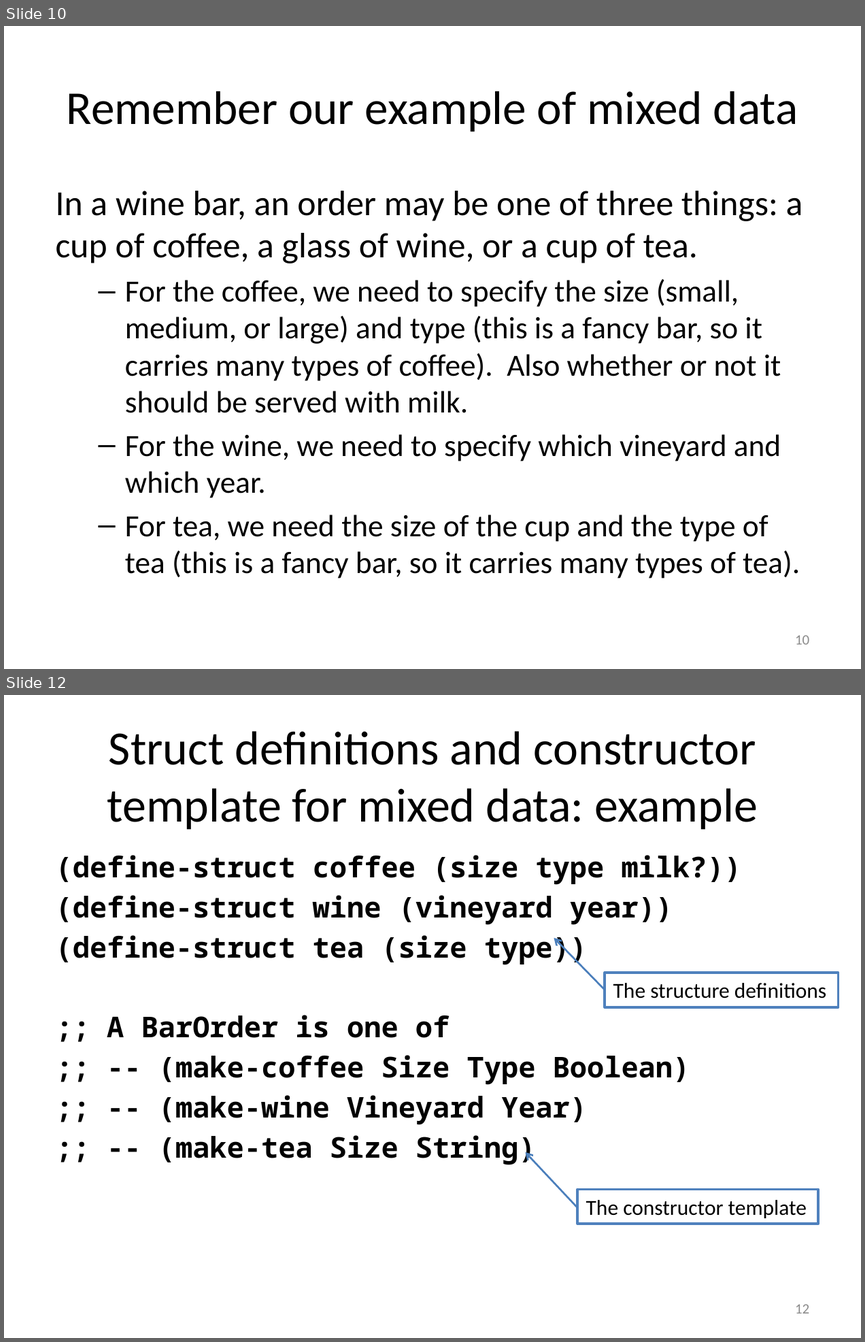
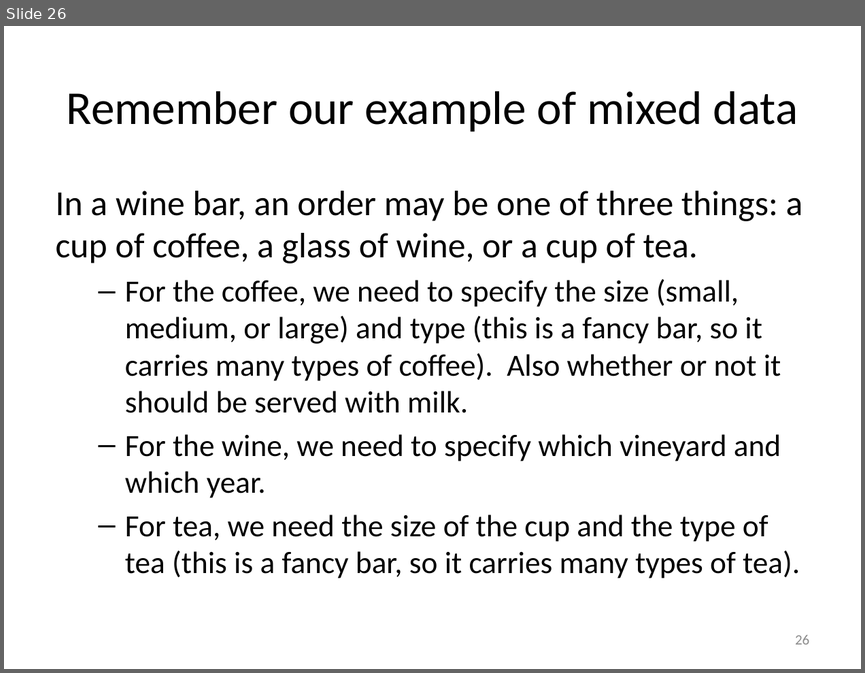
Before and after one commit to mwand/cs5010f17, a slide deck: Slides/Lesson 1.3 The Data Design Recipe.pptx. Shown one above the other, each under a label of ours: slides 10 and 12 before the commit, slide 26 after it; the slides between them are not shown. The pictures are 865x1342 and 865x673 pixels, drawn with LibreOffice and Linux fonts; fonts in the diff are those of the drawing. Boxes give left, top, right and bottom in pixels: in the first picture for what was removed or moved away, otherwise in the second. Text is boxed around its words. In the diff, an @@ line names an element or a change of style, - is before the commit and + after.

```diff
--- a/Slides/Lesson 1.3 The Data Design Recipe.pptx
+++ b/Slides/Lesson 1.3 The Data Design Recipe.pptx
@@ slide 12 removed at (4,695,861,1338), background #FFFFFF @@
@@ title removed at (47,721,818,828) @@
-Struct definitions and constructor template for mixed data: example
@@ text removed at (56,855,741,1165) @@
-(define-struct coffee (size type milk?))
-(define-struct wine (vineyard year))
-(define-struct tea (size type))
-;; A BarOrder is one of
-;; -- (make-coffee Size Type Boolean)
-;; -- (make-wine Vineyard Year)
-;; -- (make-tea Size String)
@@ arrow removed from (604, 989) to (554, 938) @@
@@ rectangle removed at (604,972,838,1007) @@
-The structure definitions
@@ arrow removed from (577, 1207) to (525, 1152) @@
@@ rectangle removed at (577,1189,818,1223) @@
-The constructor template
@@ page number removed at (795,1304,809,1313) @@
-12
@@ what was slide 10 is now slide 26 @@
@@ page number at (795,635,809,644): text changed @@
-10
+26
```
Also in this commit, not shown: 9 slides changed, 17 slides added, 9 other slides removed, 10 other files.
